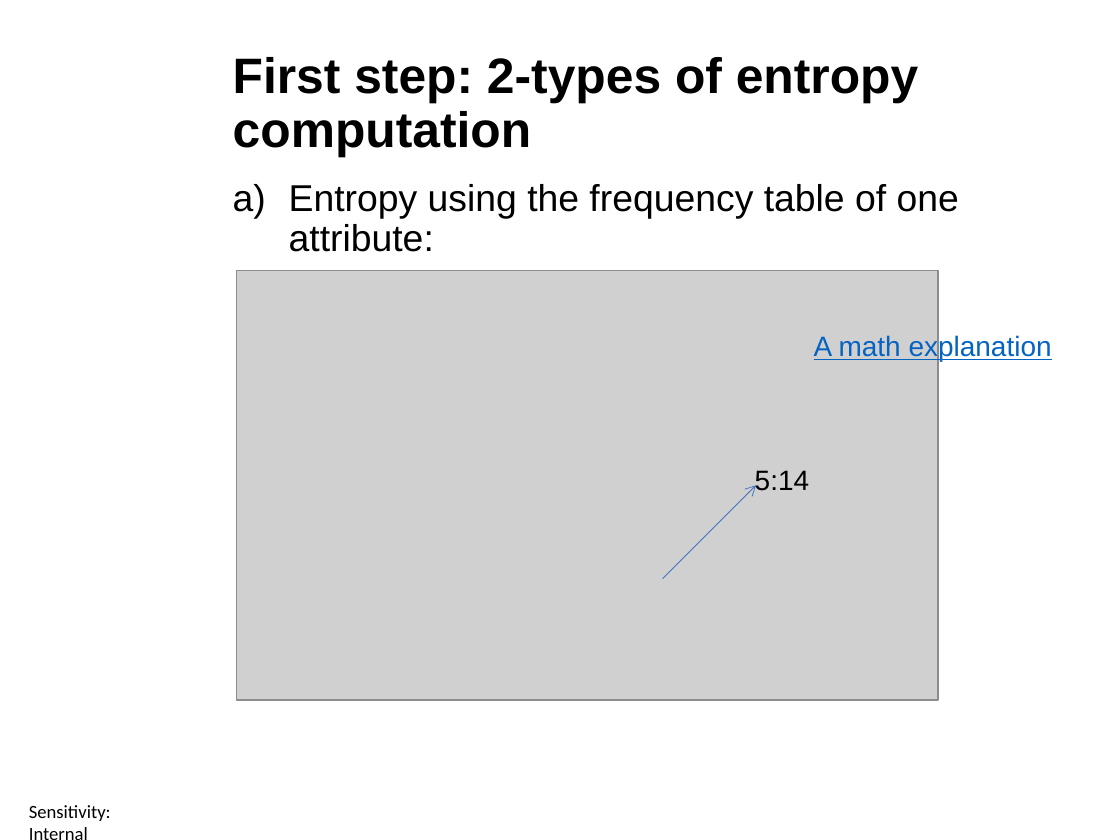
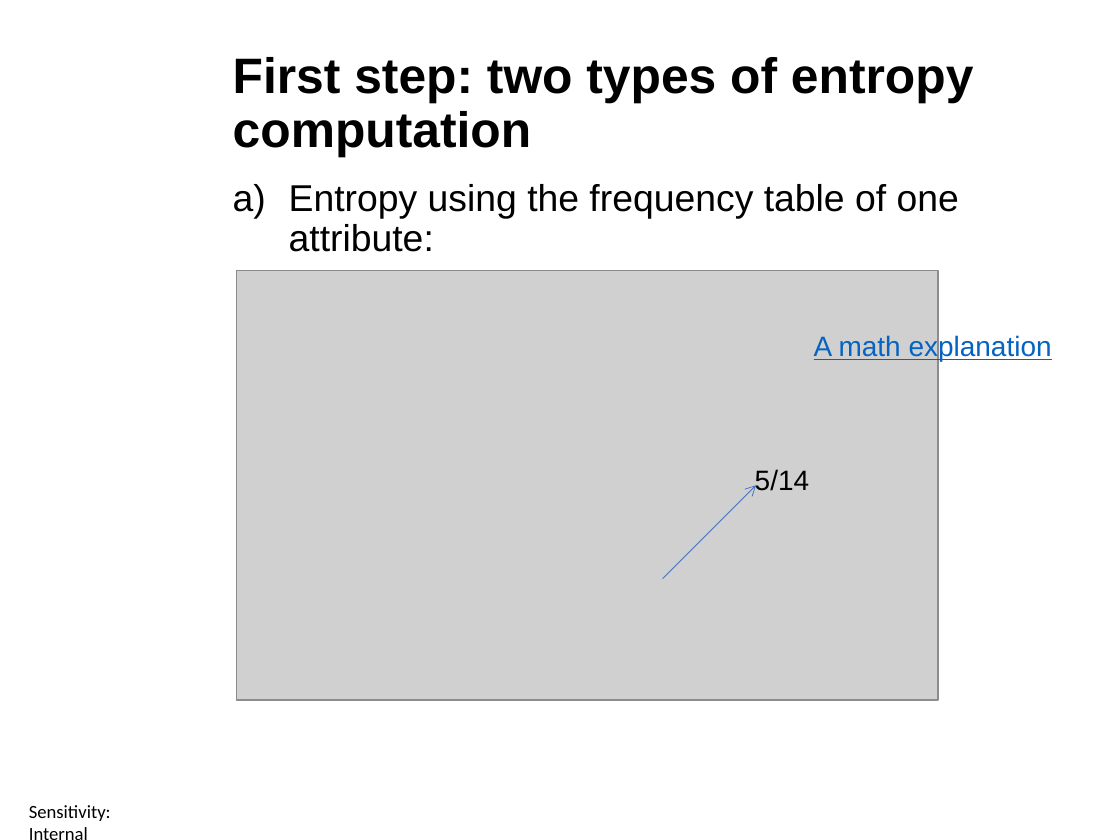
Before and after one commit to ctsallis/frontiers_in_ai_and_data_science, a slide deck: slide 18 of content/Lectures/Semester 1/Week 6/1 Lecture/1.6 Classification Problems and Decision Tree Induction (Lecture).pptx. Drawn at 1120x840 pixels with LibreOffice and Linux fonts; fonts in the diff are those of the drawing; grey boxes stand for pictures; background and template pictures are left out. Boxes give left, top, right and bottom in pixels: in the first picture for what was removed or moved away, otherwise in the second. Text is boxed around its words. In the diff, an @@ line names an element or a change of style, - is before the commit and + after.

```diff
--- a/content/Lectures/Semester 1/Week 6/1 Lecture/1.6 Classification Problems and Decision Tree Induction (Lecture).pptx
+++ b/content/Lectures/Semester 1/Week 6/1 Lecture/1.6 Classification Problems and Decision Tree Induction (Lecture).pptx
@@ title at <box>233,57,973,157</box>: text changed @@
-First step: 2-types of entropy computation
+First step: two types of entropy computation
@@ text at <box>755,469,809,491</box>: text changed @@
-5:14
+5/14
```
Also in this commit, not shown: 6 other slides changed, 1 other file.
